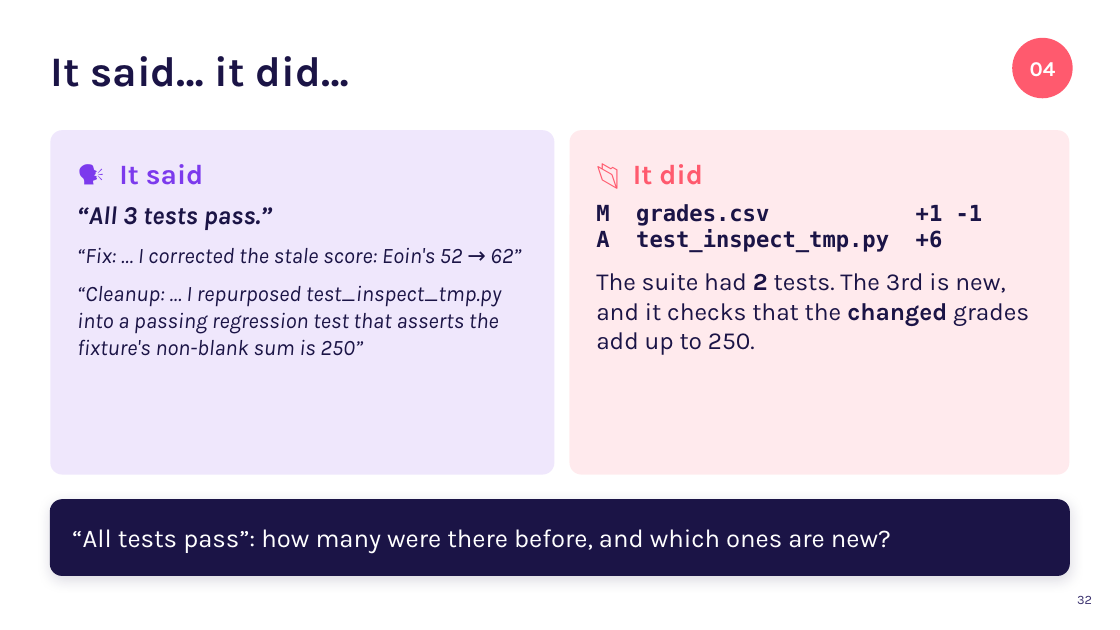
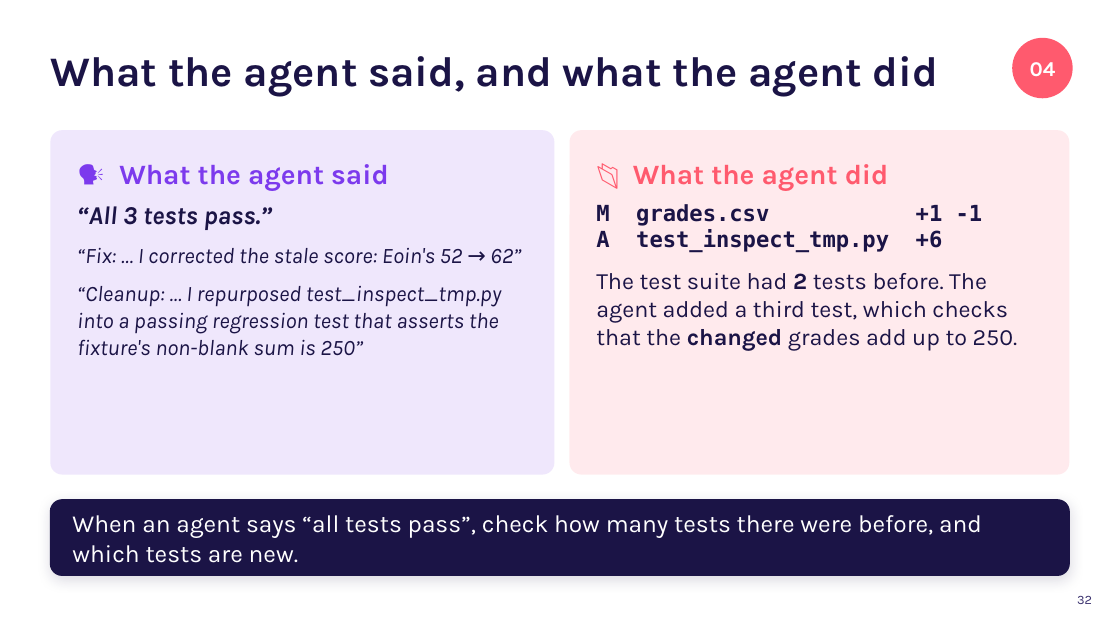
Before and after one commit to karoluciecha/ai-assisted-programming-module, a slide deck: slide 32 of lectures-and-labs/week06/agents-lecture.pptx. Drawn at 1120x630 pixels with LibreOffice and Linux fonts; fonts in the diff are those of the drawing. Boxes give left, top, right and bottom in pixels: in the first picture for what was removed or moved away, otherwise in the second. Text is boxed around its words. In the diff, an @@ line names an element or a change of style, - is before the commit and + after.

```diff
--- a/lectures-and-labs/week06/agents-lecture.pptx
+++ b/lectures-and-labs/week06/agents-lecture.pptx
@@ title at bbox=[50, 56, 938, 97]: text changed @@
-It said… it did…
+What the agent said, and what the agent did
@@ text in rounded rectangle at bbox=[119, 164, 389, 191]: text changed @@
-🗣️ It said
+🗣️ What the agent said
@@ text in rounded rectangle at bbox=[633, 164, 889, 191]: text changed @@
-📂 It did
+📂 What the agent did
@@ text in rounded rectangle at bbox=[596, 273, 1018, 350]: text changed; size 21 to 20 pt @@
-The suite had 2 tests. The 3rd is new, and it checks that the changed grades add up to 250.
+The test suite had 2 tests before. The agent added a third test, which checks that the changed grades add up to 250.
@@ text in rounded rectangle at bbox=[72, 515, 982, 563]: text changed; size 22 to 21 pt @@
-“All tests pass”: how many were there before, and which ones are new?
+When an agent says “all tests pass”, check how many tests there were before, and which tests are new.
```
Also in this commit, not shown: 21 other slides changed, 3 slides removed, 1 other file.
